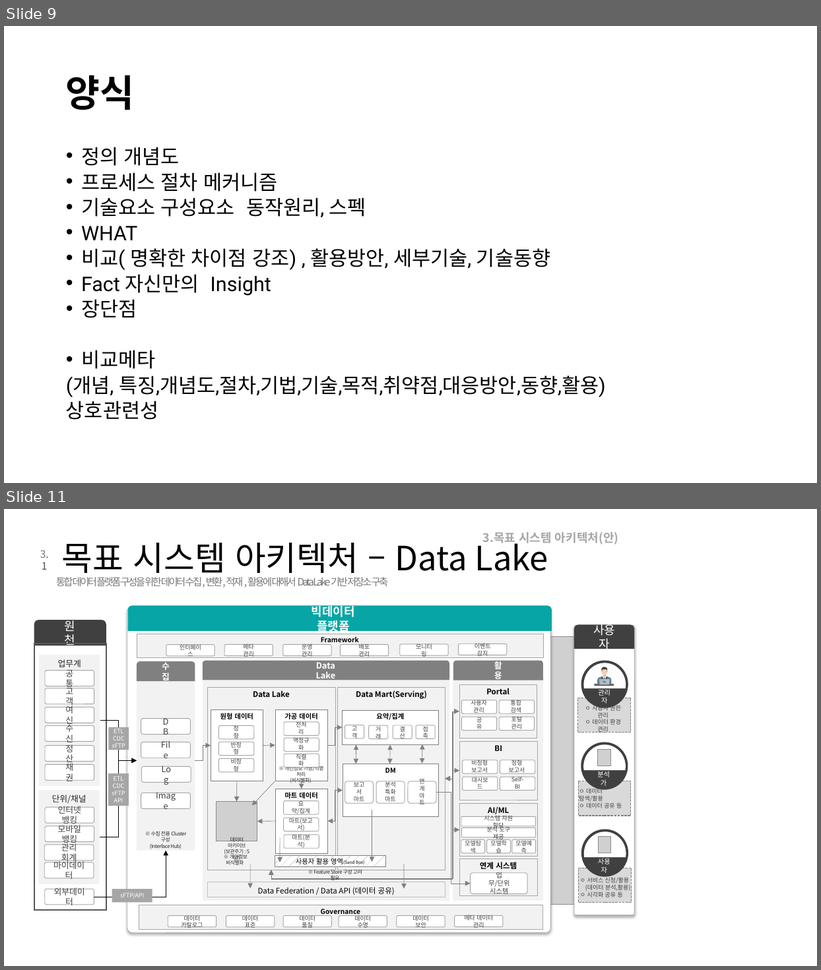
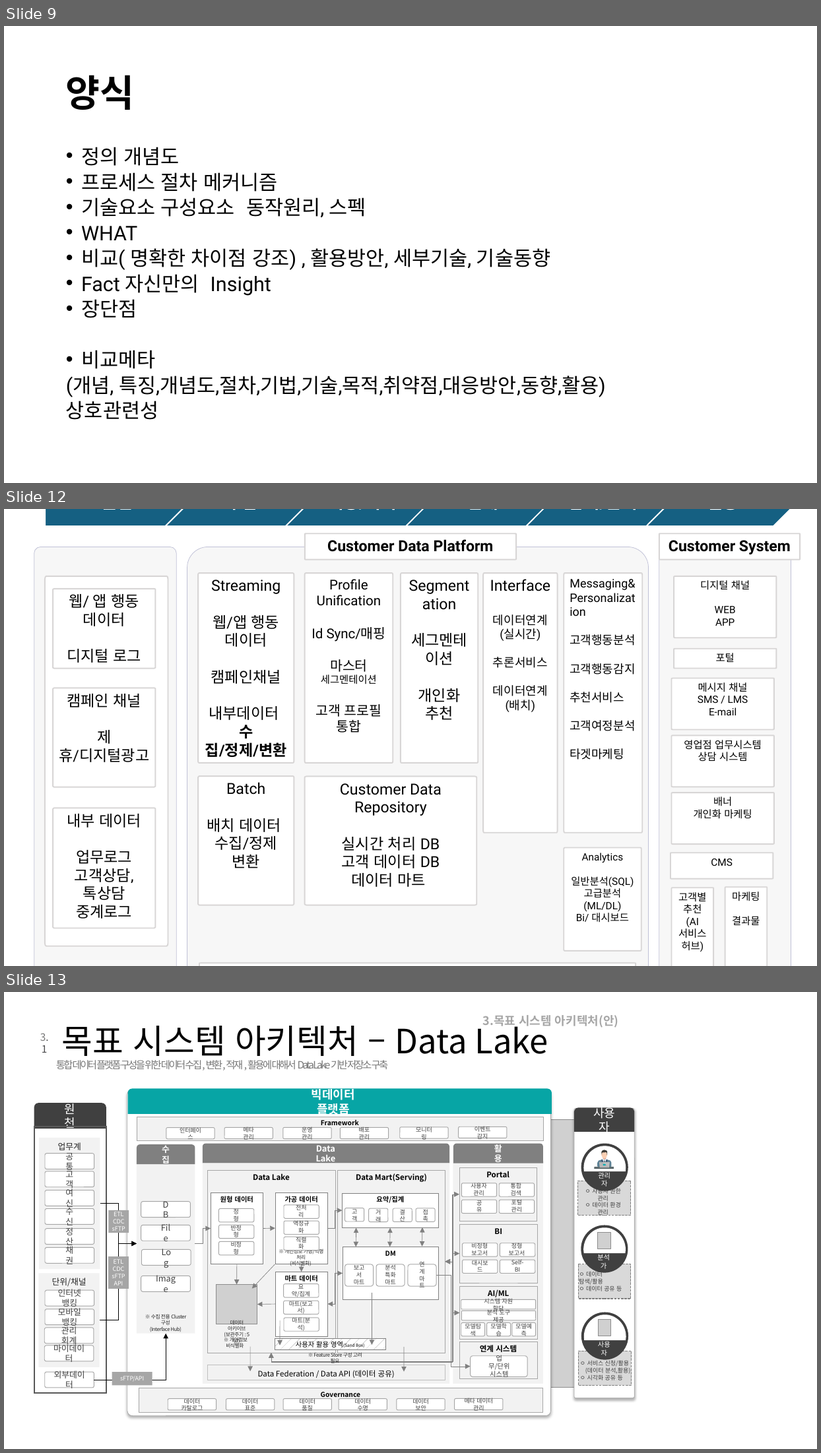
Before and after one commit to Michelle-KJ/first_streamlit_app, a slide deck: 샘플_PPT.pptx. Shown one above the other, each under a label of ours: slides 9 and 11 before the commit, slides 9, 12 and 13 after it; the slides between them are not shown. The pictures are 821x970 and 821x1453 pixels, drawn with LibreOffice and Linux fonts; fonts in the diff are those of the drawing; grey boxes stand for pictures; background and template pictures are left out. Boxes give left, top, right and bottom in pixels: in the first picture for what was removed or moved away, otherwise in the second. Text is boxed around its words. In the diff, an @@ line names an element or a change of style, - is before the commit and + after.

```diff
--- a/샘플_PPT.pptx
+++ b/샘플_PPT.pptx
@@ slide 12 added at (4, 509, 817, 966), background #FFFFFF @@
@@ group added at (45, 509, 797, 526): 6 texts, 5 chevrons, 1 pentagon arrow @@
+원천
+수집
+저장/처리
+연계
+감지/분석
+활용
@@ rounded rectangle added at (34, 547, 176, 966), fill #F7F7F7, outline #C0C1D7 0.6 pt @@
@@ rounded rectangle added at (187, 547, 648, 966), fill #F7F7F7, outline #C0C1D7 0.6 pt @@
@@ freeform shape added at (305, 533, 516, 560), fill #FFFFFF, outline #D8D6D6 1.5 pt, 18 pt, text #000000, bold @@
+Customer Data Platform
@@ rounded rectangle added at (660, 547, 791, 966), fill #F7F7F7, outline #C0C1D7 0.6 pt @@
@@ freeform shape added at (660, 533, 801, 560), fill #FFFFFF, outline #D8D6D6 1.5 pt, 18 pt, text #000000, bold @@
+Customer System
@@ freeform shape added at (45, 576, 168, 947), fill #FFFFFF, outline #D8D6D6 1.5 pt @@
@@ freeform shape added at (198, 573, 294, 762), fill #FFFFFF, outline #D8D6D6 1.5 pt, 18 pt, text #000000 @@
+Streaming
+웹/앱 행동 데이터
+캠페인채널
+내부데이터
+수집/정제/변환
@@ freeform shape added at (305, 573, 393, 762), fill #FFFFFF, outline #D8D6D6 1.5 pt, 16 pt, text #000000 @@
+Profile
+Unification
+Id Sync/매핑
+마스터
+세그멘테이션
+고객 프로필
+통합
@@ freeform shape added at (401, 573, 478, 762), fill #FFFFFF, outline #D8D6D6 1.5 pt, 18 pt, text #000000 @@
+Segmentation
+세그멘테이션
+개인화 추천
@@ freeform shape added at (483, 573, 558, 833), fill #FFFFFF, outline #D8D6D6 1.5 pt, 14 pt, text #000000 @@
+Interface
+데이터연계(실시간)
+추론서비스
+데이터연계(배치)
@@ freeform shape added at (564, 573, 643, 833), fill #FFFFFF, outline #D8D6D6 1.5 pt, 14 pt, text #000000 @@
+Messaging& Personalization
+고객행동분석
+고객행동감지
+추천서비스
+고객여정분석
+타겟마케팅
@@ freeform shape added at (675, 576, 777, 638), fill #FFFFFF, outline #D8D6D6 1.5 pt, 12 pt, text #000000 @@
+디지털 채널
+WEB
+APP
@@ freeform shape added at (53, 589, 155, 669), fill #FFFFFF, outline #D8D6D6 1.5 pt, 18 pt, text #000000 @@
+웹/ 앱 행동 데이터
+디지털 로그
@@ freeform shape added at (675, 649, 777, 668), fill #FFFFFF, outline #D8D6D6 1.5 pt, 12 pt, text #000000 @@
+포털
@@ freeform shape added at (672, 679, 774, 730), fill #FFFFFF, outline #D8D6D6 1.5 pt, 12 pt, text #000000 @@
+메시지 채널
+SMS / LMS
+E-mail
@@ freeform shape added at (53, 689, 155, 788), fill #FFFFFF, outline #D8D6D6 1.5 pt, 18 pt, text #000000 @@
+캠페인 채널
+제휴/디지털광고
@@ freeform shape added at (672, 736, 774, 787), fill #FFFFFF, outline #D8D6D6 1.5 pt, 12 pt, text #000000 @@
+영업점 업무시스템
+상담 시스템
@@ freeform shape added at (198, 776, 294, 906), fill #FFFFFF, outline #D8D6D6 1.5 pt, 18 pt, text #000000 @@
+Batch
+배치 데이터
+수집/정제 변환
@@ freeform shape added at (305, 777, 477, 906), fill #FFFFFF, outline #D8D6D6 1.5 pt, 18 pt, text #000000 @@
+Customer Data Repository
+실시간 처리 DB
+고객 데이터 DB
+데이터 마트
@@ freeform shape added at (672, 793, 774, 844), fill #FFFFFF, outline #D8D6D6 1.5 pt, 12 pt, text #000000 @@
+배너
+개인화 마케팅
@@ freeform shape added at (53, 809, 155, 929), fill #FFFFFF, outline #D8D6D6 1.5 pt, 18 pt, text #000000 @@
+내부 데이터
+업무로그
+고객상담, 톡상담
+중계로그
@@ freeform shape added at (564, 848, 642, 951), fill #FFFFFF, outline #D8D6D6 1.5 pt, 12 pt, text #000000 @@
+Analytics
+일반분석(SQL)
+고급분석(ML/DL)
+Bi/ 대시보드
@@ freeform shape added at (671, 853, 773, 879), fill #FFFFFF, outline #D8D6D6 1.5 pt, 12 pt, text #000000 @@
+CMS
@@ freeform shape added at (672, 889, 714, 966), fill #FFFFFF, outline #D8D6D6 1.5 pt, 12 pt, text #000000 @@
+고객별
+추천
+(AI서비스 허브)
@@ freeform shape added at (725, 887, 768, 966), fill #FFFFFF, outline #D8D6D6 1.5 pt, 12 pt, text #000000 @@
+마케팅
+결과물
@@ freeform shape added at (199, 964, 636, 966), fill #FFFFFF, outline #D8D6D6 1.5 pt, 18 pt, text #000000 @@
+Workflow Management workflow & schedulling
@@ what was slide 11 is now slide 13 @@
```
Also in this commit, not shown: 1 slide changed, 1 other slide added.
